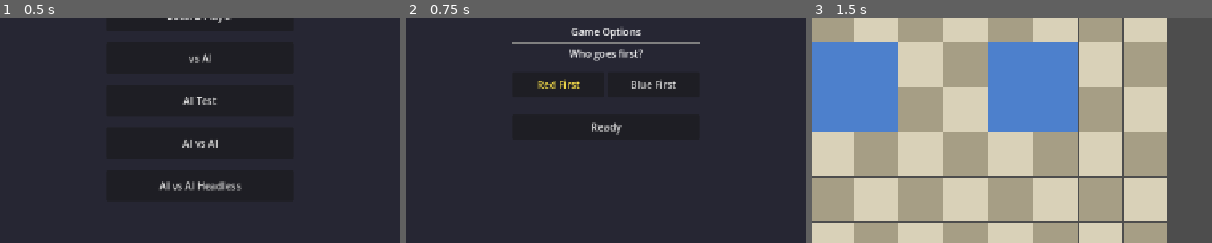
Above: before the commit, frames 1-3 (left to right).
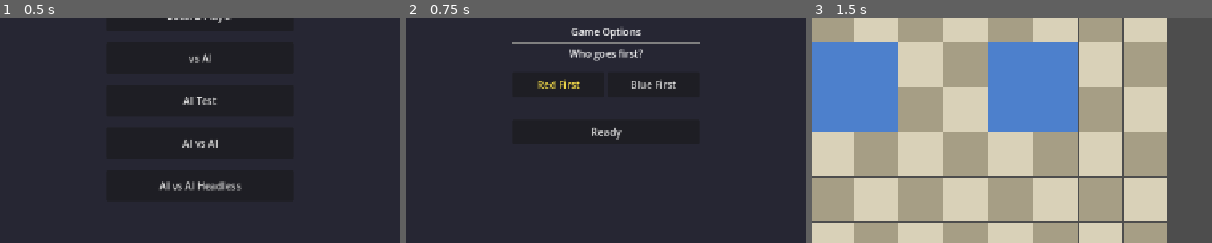
Above: after the commit, the same moments.

Repository: nathansitkoff/StrateGodot
Game: Godot game, scene res://scenes/Main.tscn
The game is run twice, just before and just after one commit, with the same random seed, the same clock (stepped at 60 frames per second) and the same inputs.
Inputs:
- Up to frame 1 (0.5 s): no input
- Up to frame 2 (0.75 s): click "Local 2 Player" at 0.5 s
- Up to frame 3 (1.5 s): click "Ready" at 1.25 s
The pictures show only the part of the screen within x 25-75%, y 35-85%; the shares and areas given below are measured in that part.

Frame 1 is identical in both runs. In frame 2, 0.3% of the frame differs, in the area x 46-54%, y 46-55%; in frame 3, nothing differs.

Commit message:
Add AI type selection to game options screen for all modes
- Heuristic or Monte Carlo selectable per player
- VS_AI: blue AI selector, AI_TEST: blue AI selector,
  AI_VS_AI: both selectors, Local 2P: no selectors

Co-Authored-By: Claude Opus 4.6 (1M context) <noreply@anthropic.com>

Diff:
--- a/scenes/GameOptions.tscn
+++ b/scenes/GameOptions.tscn
@@ -58,6 +58,37 @@
 custom_minimum_size = Vector2(0, 40)
 text = "Blue First"
 
+[node name="Sep2" type="HSeparator" parent="VBox"]
+layout_mode = 2
+
+[node name="RedAIRow" type="HBoxContainer" parent="VBox"]
+unique_name_in_owner = true
+layout_mode = 2
+visible = false
+
+[node name="RedAILabel" type="Label" parent="VBox/RedAIRow"]
+layout_mode = 2
+text = "Red AI:"
+size_flags_horizontal = 3
+
+[node name="OptRedAISelect" type="OptionButton" parent="VBox/RedAIRow"]
+unique_name_in_owner = true
+layout_mode = 2
+
+[node name="BlueAIRow" type="HBoxContainer" parent="VBox"]
+unique_name_in_owner = true
+layout_mode = 2
+visible = false
+
+[node name="BlueAILabel" type="Label" parent="VBox/BlueAIRow"]
+layout_mode = 2
+text = "Blue AI:"
+size_flags_horizontal = 3
+
+[node name="OptBlueAISelect" type="OptionButton" parent="VBox/BlueAIRow"]
+unique_name_in_owner = true
+layout_mode = 2
+
 [node name="Spacer2" type="Control" parent="VBox"]
 layout_mode = 2
 custom_minimum_size = Vector2(0, 20)
--- a/scripts/ui/game_options.gd
+++ b/scripts/ui/game_options.gd
@@ -1,12 +1,18 @@
 extends ColorRect
 
-signal options_confirmed(first_team: PieceData.Team)
+signal options_confirmed(first_team: PieceData.Team, red_ai_type: int, blue_ai_type: int)
 
 @onready var red_first_button: Button = %RedFirstButton
 @onready var blue_first_button: Button = %BlueFirstButton
+@onready var red_ai_row: HBoxContainer = %RedAIRow
+@onready var blue_ai_row: HBoxContainer = %BlueAIRow
+@onready var red_ai_select: OptionButton = %OptRedAISelect
+@onready var blue_ai_select: OptionButton = %OptBlueAISelect
 @onready var ready_button: Button = %OptionsReadyButton
 
 var _first_team: PieceData.Team = PieceData.Team.RED
+
+const AI_TYPES: Array[String] = ["Heuristic", "Monte Carlo"]
 
 
 func _ready() -> void:
@@ -20,13 +26,32 @@
 	)
 	ready_button.pressed.connect(func() -> void:
 		visible = false
-		options_confirmed.emit(_first_team)
+		options_confirmed.emit(_first_team, red_ai_select.selected, blue_ai_select.selected)
 	)
+	for ai_name: String in AI_TYPES:
+		red_ai_select.add_item(ai_name)
+		blue_ai_select.add_item(ai_name)
 
 
-func show_options() -> void:
+func show_options(mode: GameManager.GameMode) -> void:
 	_first_team = PieceData.Team.RED
 	_update_selection()
+
+	# Show AI selectors based on mode
+	match mode:
+		GameManager.GameMode.LOCAL_2P:
+			red_ai_row.visible = false
+			blue_ai_row.visible = false
+		GameManager.GameMode.VS_AI:
+			red_ai_row.visible = false
+			blue_ai_row.visible = true
+		GameManager.GameMode.AI_TEST:
+			red_ai_row.visible = false
+			blue_ai_row.visible = true
+		GameManager.GameMode.AI_VS_AI:
+			red_ai_row.visible = true
+			blue_ai_row.visible = true
+
 	visible = true
 
 
--- a/scripts/ui/main_scene.gd
+++ b/scripts/ui/main_scene.gd
@@ -41,23 +41,27 @@
 
 func _on_mode_selected(mode: GameManager.GameMode) -> void:
 	_pending_mode = mode
-	_setup_ai_players(mode)
-	game_options.show_options()
-
-
-func _setup_ai_players(mode: GameManager.GameMode) -> void:
+	game_options.show_options(mode)
+
+
+func _create_ai(type_index: int, ai_team: PieceData.Team) -> AIBase:
+	match type_index:
+		1:
+			return MonteCarloAI.new(ai_team)
+		_:
+			return HeuristicAI.new(ai_team)
+
+
+func _on_options_confirmed(first_team: PieceData.Team, red_ai_type: int, blue_ai_type: int) -> void:
 	ai_players.clear()
-	match mode:
+	match _pending_mode:
 		GameManager.GameMode.VS_AI:
-			ai_players[PieceData.Team.BLUE] = HeuristicAI.new(PieceData.Team.BLUE)
+			ai_players[PieceData.Team.BLUE] = _create_ai(blue_ai_type, PieceData.Team.BLUE)
 		GameManager.GameMode.AI_TEST:
-			ai_players[PieceData.Team.BLUE] = HeuristicAI.new(PieceData.Team.BLUE)
+			ai_players[PieceData.Team.BLUE] = _create_ai(blue_ai_type, PieceData.Team.BLUE)
 		GameManager.GameMode.AI_VS_AI:
-			ai_players[PieceData.Team.RED] = HeuristicAI.new(PieceData.Team.RED)
-			ai_players[PieceData.Team.BLUE] = HeuristicAI.new(PieceData.Team.BLUE)
-
-
-func _on_options_confirmed(first_team: PieceData.Team) -> void:
+			ai_players[PieceData.Team.RED] = _create_ai(red_ai_type, PieceData.Team.RED)
+			ai_players[PieceData.Team.BLUE] = _create_ai(blue_ai_type, PieceData.Team.BLUE)
 	GameManager.start_game(_pending_mode, first_team)
 
 
